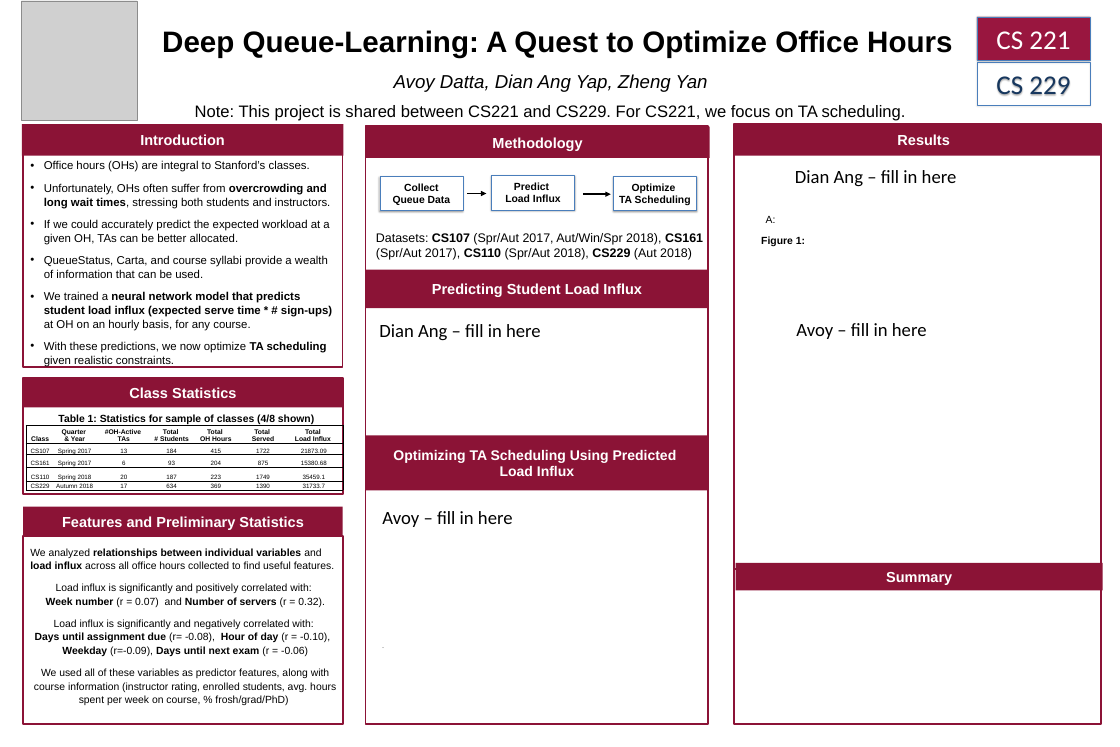
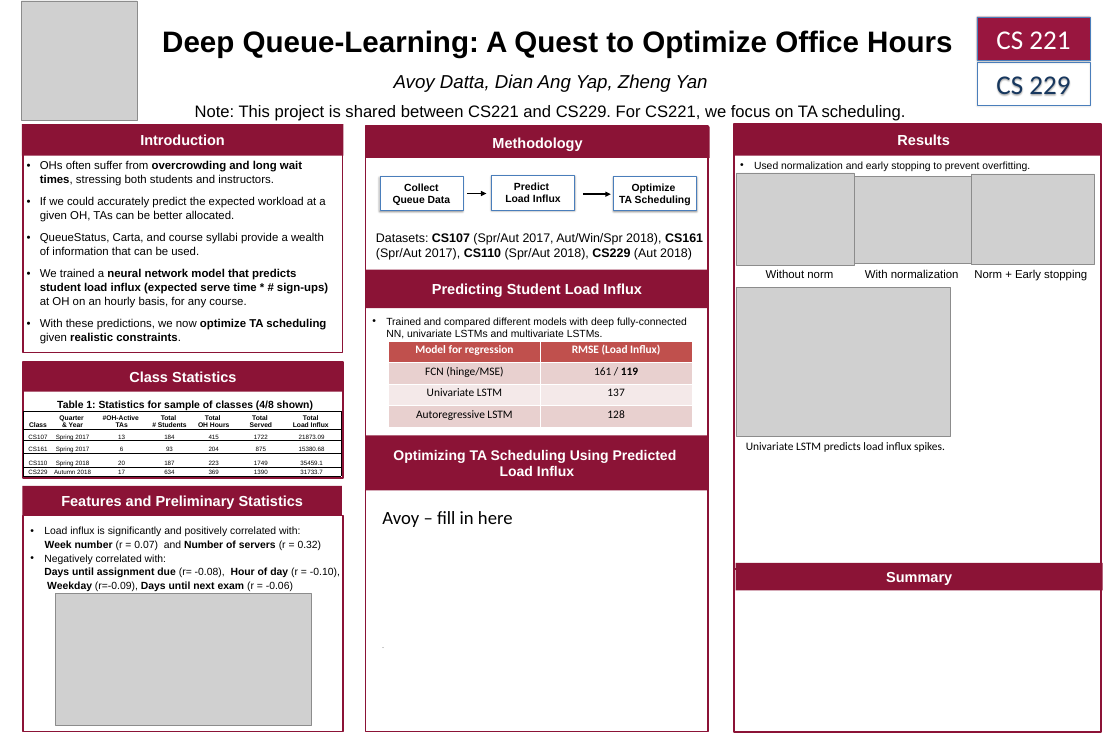
Before and after one commit to Zheng261/DeepQueueLearning, a slide deck: slide 1 of 221POSTER.pptx. Drawn at 1120x747 pixels with LibreOffice and Linux fonts; fonts in the diff are those of the drawing; grey boxes stand for pictures. Boxes give left, top, right and bottom in pixels: in the first picture for what was removed or moved away, otherwise in the second. Text is boxed around its words. In the diff, an @@ line names an element or a change of style, - is before the commit and + after.

Commit message:
add code before poster

```diff
--- a/221POSTER.pptx
+++ b/221POSTER.pptx
@@ rectangle: place and size @@
-rectangle at (23,132,342,367)
+rectangle at (23,132,342,352)
@@ rectangle: place and size @@
-rectangle at (365,126,708,724)
+rectangle at (365,126,708,731)
@@ text at (40,160,302,186): text changed @@
-• Office hours (OHs) are integral to Stanford’s classes.
-• Unfortunately, OHs often suffer from overcrowding and long wait times, stressing both students and instructors.
+• OHs often suffer from overcrowding and long wait times, stressing both students and instructors.
@@ text added at (754,161,1030,171), 20 pt, text #000000 @@
+• Used normalization and early stopping to prevent overfitting.
@@ text removed at (795,170,957,187) @@
-Dian Ang – fill in here
@@ text removed at (761,236,805,246) @@
-Figure 1:
@@ text removed at (766,216,776,223) @@
-A:
@@ picture added at (737,287,950,436) @@
@@ group added at (737,173,1095,281): 3 pictures, 1 text @@
+Without norm With normalization Norm + Early stopping
@@ text at (40,318,326,344): bold on in "optimize realistic constraints." @@
@@ text removed at (379,324,541,341) @@
-Dian Ang – fill in here
@@ text added at (386,317,687,339), 20 pt, text #000000 @@
+• Trained and compared different models with deep fully-connected NN, univariate LSTMs and multivariate LSTMs.
@@ text removed at (796,323,927,339) @@
-Avoy – fill in here
@@ table added at (389,340,692,427), 4 rows, 2 columns @@
+Model for regression | RMSE (Load Influx)
+FCN (hinge/MSE) | 161 / 119
+Univariate LSTM | 137
+Autoregressive LSTM | 128
@@ 2 rectangles, 1 table, 1 text: place and size @@
-2 rectangles, 1 table, 1 text at (23,377,343,494)
+2 rectangles, 1 table, 1 text at (23,362,343,480)
@@ text added at (746,442,945,452), 22 pt, text #000000 @@
+Univariate LSTM predicts load influx spikes.
@@ rectangle "Features and Preliminary Statistics": place and size @@
-rectangle "Features and Preliminary Statistics" at (23,506,343,536)
+rectangle "Features and Preliminary Statistics" at (22,486,342,515)
@@ rectangle: place and size @@
-rectangle at (23,536,343,724)
+rectangle at (23,515,343,731)
@@ text "Load influx is significantly and ...": place and size @@
-text "Load influx is significantly and ..." at (30,548,336,705)
+text "Load influx is significantly and ..." at (44,526,340,591)
@@ text at (44,526,300,536): alignment centre to left; bullet none to • @@
@@ text at (30,548,334,569): paragraph removed @@
-We analyzed relationships between individual variables and load influx across all office hours collected to find useful features.
@@ text at (44,540,340,591): text changed @@
-Week number (r = 0.07) and Number of servers (r = 0.32).
-Load influx is significantly and negatively correlated with:
-Days until assignment due (r= -0.08), Hour of day (r = -0.10),
-Weekday (r=-0.09), Days until next exam (r = -0.06)
-We used all of these variables as predictor features, along with course information (instructor rating, enrolled students, avg. hours spent per week on course, % frosh/grad/PhD)
+Week number (r = 0.07) and Number of servers (r = 0.32)
+• Negatively correlated with:
+  Days until assignment due (r= -0.08), Hour of day (r = -0.10), Weekday (r=-0.09), Days until next exam (r = -0.06)
@@ rectangle: place and size @@
-rectangle at (734,569,1101,724)
+rectangle at (734,569,1101,731)
@@ picture added at (55,593,311,725) @@
```
Also in this commit, not shown: 12 other files.
